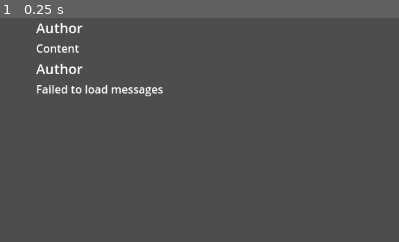
Above: before the commit, frame 1.
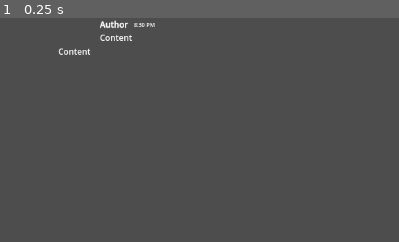
Above: after the commit, the same moment.

Repository: drtheodor/lothoclient
Game: Godot game, scene res://channel.tscn
Same seed, same stepped clock (60 frames per second), same inputs: the game is played once before the commit and once after it.
Inputs:
- Up to frame 1 (0.25 s): no input
The pictures show only the part of the screen within x 0-50%, y 0-50%; the shares and areas given below are measured in that part.

The runs differ from the first frame. In frame 1, 1.9% of the frame differs, in the area x 9-41%, y 0-36%.
Error after the commit: Invalid assignment of property or key 'visible' with value of type 'bool' on a base object of type 'null instance'. (res://message.gd:38)

Commit message:
Update UI of "GDiscord". Lol. lothoclient is so much better.

Diff:
--- /dev/null
+++ b/avatar_circle.gdshader
@@ -0,0 +1,11 @@
+shader_type canvas_item;
+
+void fragment() {
+	float dist = length(UV - vec2(0.5));
+
+	float radius = 0.5;
+
+	float is_inside = smoothstep(radius, radius - 0.02, dist);
+
+	COLOR = vec4(COLOR.r, COLOR.g, COLOR.b, is_inside);
+}
--- a/channel.gd
+++ b/channel.gd
@@ -42,6 +42,8 @@
 
 	var data = json.get_data()
 
+	# print(data) # print data for decoding purposes
+
 	if not (data is Array):
 		print("Response is not an array")
 		add_error_message("Invalid response format")
@@ -59,13 +61,20 @@
 		if message_data is Dictionary and "content" in message_data:
 			var content = message_data["content"]
 			var author = message_data["author"]
+			var mentions = message_data["mentions"]
+			var mention_roles = message_data["mention_roles"]
+			var attachments = message_data["attachments"]
+			var embeds = message_data["embeds"]
+			var timestamp = message_data["timestamp"]
+			var edited_timestamp = message_data["edited_timestamp"]
 			var author_name = author["global_name"]
 			var author_avatar = author["avatar"]
 			var author_id = author["id"]
 			var message_instance = MessageScene.instantiate()
 			vbox_container.add_child(message_instance)
+			message_instance.set_timestamp(str(timestamp))
+			message_instance.set_author(author_name, author_id, author_avatar)
 			message_instance.set_content(str(content))
-			message_instance.set_author(author_name, author_id, author_avatar)
 
 	# Wait for layout to update, then scroll to bottom
 	await get_tree().process_frame
--- a/channel.tscn
+++ b/channel.tscn
@@ -1,9 +1,9 @@
-[gd_scene load_steps=3 format=3 uid="uid://bjrnqpswwo47d"]
+[gd_scene format=3 uid="uid://bjrnqpswwo47d"]
 
 [ext_resource type="PackedScene" uid="uid://c5lvwxx50r0vq" path="res://message.tscn" id="1_qkkds"]
 [ext_resource type="Script" uid="uid://c2cfg4anvcnhw" path="res://channel.gd" id="1_vksbt"]
 
-[node name="Control" type="Control"]
+[node name="Control" type="Control" unique_id=1843007467]
 layout_mode = 3
 anchors_preset = 15
 anchor_right = 1.0
@@ -12,7 +12,7 @@
 grow_vertical = 2
 script = ExtResource("1_vksbt")
 
-[node name="CodeEdit" type="CodeEdit" parent="."]
+[node name="CodeEdit" type="CodeEdit" parent="." unique_id=1149097292]
 layout_mode = 1
 anchors_preset = 12
 anchor_top = 1.0
@@ -23,23 +23,26 @@
 grow_vertical = 0
 placeholder_text = "Message in #channel"
 
-[node name="HTTPRequest" type="HTTPRequest" parent="."]
+[node name="HTTPRequest" type="HTTPRequest" parent="." unique_id=280938680]
 
-[node name="ScrollContainer" type="ScrollContainer" parent="."]
+[node name="ScrollContainer" type="ScrollContainer" parent="." unique_id=1662942073]
 layout_mode = 1
 anchors_preset = -1
-anchor_right = 1.0
-anchor_bottom = 0.9074074
+anchor_left = 0.019965278
+anchor_top = -0.030864192
+anchor_right = 1.0199653
+anchor_bottom = 0.8765432
 grow_horizontal = 2
 grow_vertical = 2
 horizontal_scroll_mode = 0
 metadata/_edit_use_anchors_ = true
 
-[node name="VBoxContainer" type="VBoxContainer" parent="ScrollContainer"]
+[node name="VBoxContainer" type="VBoxContainer" parent="ScrollContainer" unique_id=330579357]
 layout_mode = 2
 size_flags_horizontal = 3
+theme_override_constants/separation = -3
 metadata/_edit_use_anchors_ = true
 
-[node name="Message" parent="ScrollContainer/VBoxContainer" instance=ExtResource("1_qkkds")]
+[node name="Message" parent="ScrollContainer/VBoxContainer" unique_id=2052089132 instance=ExtResource("1_qkkds")]
 layout_mode = 2
 alignment = 1
--- a/dotenv.gd
+++ b/dotenv.gd
@@ -15,9 +15,8 @@
 	for line in lines:
 		if line.is_empty(): continue
 		var line2 = line.split("=", true, 1)
-		print("set: %s" % line2)
+		# print("set: %s" % line2) MASSIVE fucking security risk lol
 		OS.set_environment(line2[0], line2[1])
-
 var token: String:
 	get:
 		return OS.get_environment("TOKEN")
--- a/message.gd
+++ b/message.gd
@@ -1,8 +1,15 @@
 extends BoxContainer
 
 @onready var avatar = $Avatar
+@onready var terminator = $TerminatorLabel
 @onready var author = $VBoxContainer/Author
 @onready var label = $VBoxContainer/Content
+@onready var timeLabel = $VBoxContainer/TimeLabel
+@onready var spacer = $VBoxContainer/GroupSpacer
+@onready var content_spacer = $VBoxContainer/ContentSpacer
+
+var _timestamp_iso: String = ""
+var _timestamp_unix: int = 0
 
 const BASE_URL = "https://cdn.discordapp.com"
 
@@ -12,8 +19,47 @@
 	var url = BASE_URL + "/avatars/" + author_id + "/" + avatar_id + ".webp?size=64"
 	CacheManager.load_image(url, self._on_image_loaded)
 
+func get_author() -> String:
+	return author.text
+
+func get_unix_timestamp() -> int:
+	return _timestamp_unix
+
 func _on_image_loaded(texture: Texture2D) -> void:
 	avatar.texture = texture
 
 func set_content(text: String) -> void:
+	var grouped = _should_group_with_previous()
+	avatar.visible = not grouped
+	terminator.visible = grouped
+	spacer.visible = not grouped
+	content_spacer.visible = not grouped
+	author.visible = not grouped
+	timeLabel.visible = not grouped
 	label.text = text
+
+func _should_group_with_previous() -> bool:
+	var parent = get_parent()
+	if parent == null:
+		return false
+	var index = self.get_index(false)
+	if index <= 0:
+		return false
+	var prev_message = parent.get_child(index - 1)
+	if not prev_message.has_method("get_author") or not prev_message.has_method("get_unix_timestamp"):
+		return false
+	var same_author = prev_message.get_author() == get_author()
+	var time_delta = abs(prev_message.get_unix_timestamp() - _timestamp_unix)
+	return same_author and time_delta <= 600
+
+func set_timestamp(timestamp: String) -> void:
+	_timestamp_iso = timestamp
+	var dict = Time.get_datetime_dict_from_datetime_string(timestamp, false)
+	_timestamp_unix = Time.get_unix_time_from_datetime_dict(dict)
+	var formatted_time = get_local_discord_time(timestamp)
+	timeLabel.text = formatted_time
+
+# Doesn't fucking work on Linux at least, or at all for whatever reason. I just set it to use UTC for now because fucking hell I'm getting pissed OFF
+func get_local_discord_time(iso_timestamp: String) -> String:
+	var dict = Time.get_datetime_dict_from_datetime_string(iso_timestamp, false)
+	return "%02d:%02d UTC" % [dict.hour, dict.minute]
--- a/message.tscn
+++ b/message.tscn
@@ -1,11 +1,17 @@
-[gd_scene load_steps=3 format=3 uid="uid://c5lvwxx50r0vq"]
+[gd_scene format=3 uid="uid://c5lvwxx50r0vq"]
 
 [ext_resource type="Script" uid="uid://c6d1howur8mgk" path="res://message.gd" id="1_d26o2"]
+[ext_resource type="Shader" uid="uid://c325vs7ce4r6a" path="res://avatar_circle.gdshader" id="2_06ydw"]
+
+[sub_resource type="ShaderMaterial" id="ShaderMaterial_13d81"]
+shader = ExtResource("2_06ydw")
 
 [sub_resource type="LabelSettings" id="LabelSettings_d26o2"]
-font_size = 20
+font_size = 12
+outline_size = 1
+shadow_size = 7
 
-[node name="Message" type="HBoxContainer"]
+[node name="Message" type="HBoxContainer" unique_id=1697382624]
 anchors_preset = 15
 anchor_right = 1.0
 anchor_bottom = 1.0
@@ -13,30 +19,64 @@
 grow_vertical = 2
 size_flags_horizontal = 3
 size_flags_vertical = 0
+theme_override_constants/separation = 12
 script = ExtResource("1_d26o2")
 
-[node name="Avatar" type="TextureRect" parent="."]
+[node name="TerminatorLabel" type="Label" parent="." unique_id=2115582639]
+layout_mode = 2
+theme_override_font_sizes/font_size = 4
+text = "                                              "
+
+[node name="Avatar" type="TextureRect" parent="." unique_id=279053992]
+material = SubResource("ShaderMaterial_13d81")
 custom_minimum_size = Vector2(48, 48)
 layout_mode = 2
-size_flags_vertical = 0
+size_flags_vertical = 8
 expand_mode = 1
 
-[node name="VBoxContainer" type="VBoxContainer" parent="."]
+[node name="VBoxContainer" type="VBoxContainer" parent="." unique_id=379734683]
 layout_mode = 2
 size_flags_horizontal = 3
 size_flags_vertical = 0
+theme_override_constants/separation = -1
 
-[node name="Author" type="Label" parent="VBoxContainer"]
+[node name="GroupSpacer" type="Label" parent="VBoxContainer" unique_id=1147709230]
 layout_mode = 2
+theme_override_font_sizes/font_size = 15
+
+[node name="Author" type="Label" parent="VBoxContainer" unique_id=1199161862]
+layout_mode = 2
+size_flags_vertical = 6
 text = "Author"
 label_settings = SubResource("LabelSettings_d26o2")
 autowrap_trim_flags = 0
 justification_flags = 1
 
-[node name="Content" type="RichTextLabel" parent="VBoxContainer"]
+[node name="TimeLabel" type="Label" parent="VBoxContainer/Author" unique_id=2043314774]
+layout_mode = 0
+offset_left = 49.0
+offset_top = 3.0
+offset_right = 1080.0
+offset_bottom = 15.0
+theme_override_font_sizes/font_size = 8
+text = "8:30 PM"
+
+[node name="ContentSpacer" type="Label" parent="VBoxContainer" unique_id=665317455]
+layout_mode = 2
+theme_override_font_sizes/font_size = 2
+
+[node name="Content" type="RichTextLabel" parent="VBoxContainer" unique_id=1564674076]
 layout_mode = 2
 size_flags_horizontal = 3
 size_flags_vertical = 3
+theme_override_font_sizes/normal_font_size = 12
 text = "Content"
 fit_content = true
 metadata/_edit_use_anchors_ = true
+
+[node name="NullLabel" type="Label" parent="VBoxContainer" unique_id=749735786]
+layout_mode = 2
+theme_override_font_sizes/font_size = 4
+
+[node name="VBoxContainer2" type="VBoxContainer" parent="." unique_id=814754012]
+layout_mode = 2
Not shown, added: avatar_circle.gdshader.uid
